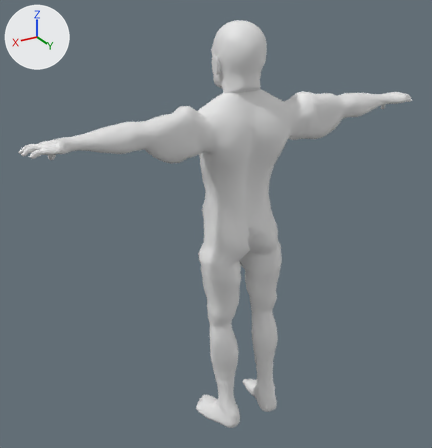
The glTF model src/assets/source/parts/body_nightborn.glb, before and after one commit.
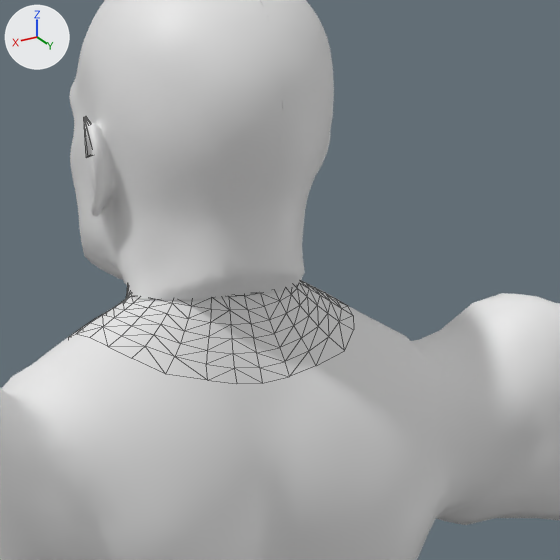
Each version appears first whole from a 50 mm lens placed at (1.332, 2.022, 2.013), pointed at (0.072, -0.078, 0.963), and next in a close-up on the part from 46% to 73% of the width and 7% to 33% of the height. The axes (+X, +Y, +Z) are drawn at upper left. The lights are the same throughout. The last two pictures show the newer version. The close-ups show mesh edges as thin lines.

In view in the first close-up: 'Body', 'Head', 'kt_head' and 1 more.
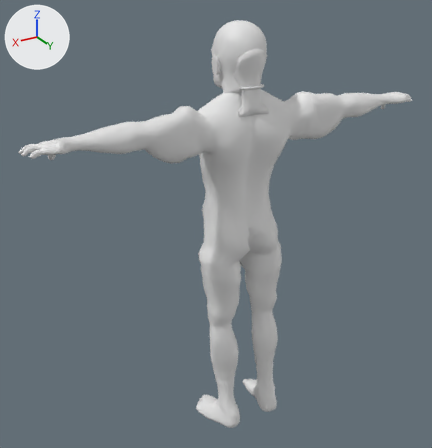
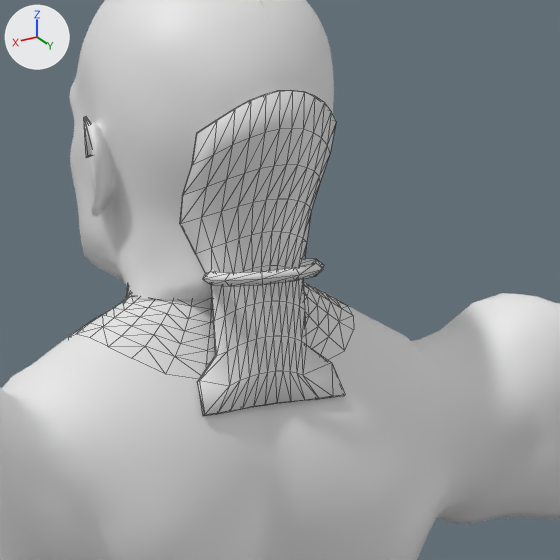
The change, as a diff of the scene's bpy script:
```diff
--- a/src/assets/source/parts/body_nightborn.glb.py
+++ b/src/assets/source/parts/body_nightborn.glb.py
@@ me_torus_001 @@
+me_torus_001.from_pydata(...)  # 40 vertices, 80 faces; spans x -0.0598..0.0598, y 0.0519..0.1001, z 1.5777..1.5885
@@ me_hair_fall @@
+me_hair_fall.from_pydata(...)  # 240 vertices, 476 faces; spans x -0.07..0.07, y 0.046..0.101, z 1.476..1.729
@@ ob_hair_tie @@
+ob_hair_tie = bpy.data.objects.new('hair_tie', me_torus_001)
+ob_hair_tie.location = (0.0, 0.0, 0.0)
@@ ob_hair_fall @@
+ob_hair_fall = bpy.data.objects.new('hair_fall', me_hair_fall)
+ob_hair_fall.location = (0.0, 0.0, 0.0)
```

Pixel boxes (x1, y1, x2, y2) of what changed, in the close-ups (560 x 560 px):
'hair_fall', added
    after: (180, 90, 345, 416)
'hair_tie', added
    after: (203, 258, 324, 286)
